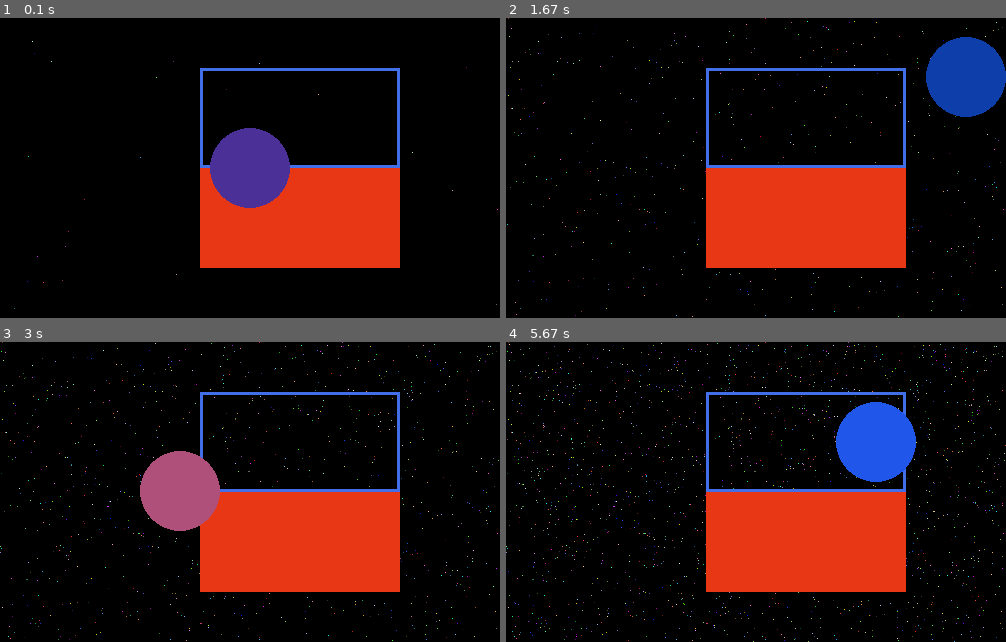
Above: before the commit, frames 1-4 (two rows, left to right).
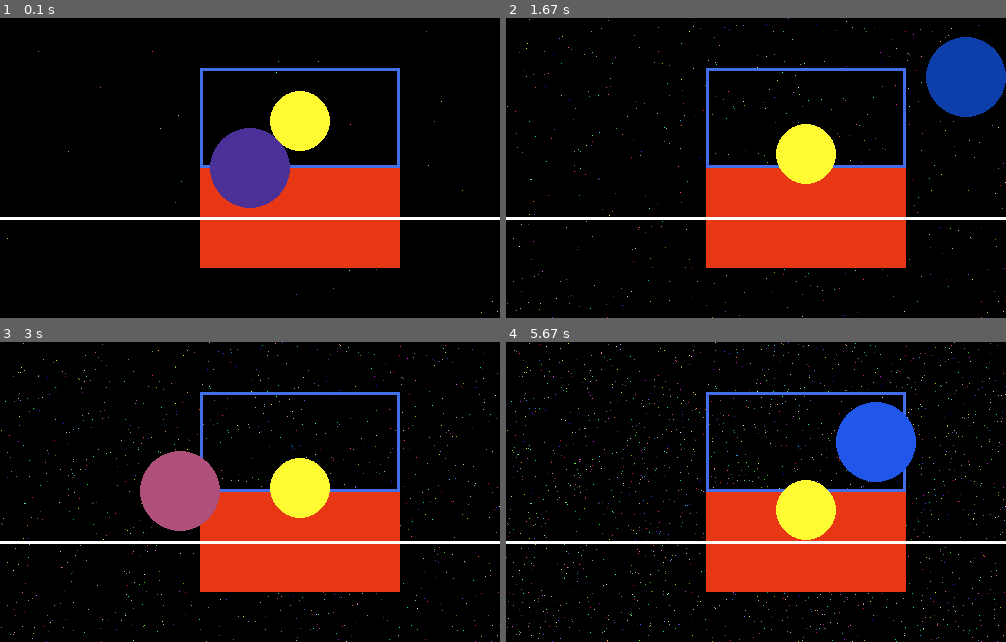
Above: after the commit, the same moments.

Repository: moeg100/randomCode
Game: pygame game, started from pyGameBasic.py
Same seed, same stepped clock (60 frames per second), same inputs: the game is played once before the commit and once after it.
Inputs:
- Up to frame 1 (0.1 s): no input
- Up to frame 2 (1.67 s): hold D 0.33-0.8 s; hold W 0.83-1.13 s; hold D 1.17-1.63 s
- Up to frame 3 (3 s): hold A 1.67-2.2 s; hold S 2.23-2.53 s; hold A 2.57-2.97 s
- Up to frame 4 (5.67 s): hold W 3-3.37 s; hold D 3.4-4.03 s; hold S 4.07-4.43 s; hold A 4.47-4.93 s; hold D 4.97-5.43 s; hold W from 5.47 s (still down)

The runs differ from the first frame. In frame 1, 2.9% of the frame differs, in the area x 0-100%, y 4-99%; in frame 2, 3.4%; in frame 3, 3.8%; in frame 4, 4.7%, in the area x 0-100%, y 0-100%.

Commit message:
Refactor constants and improve code readability

Diff:
--- a/pyGameBasic.py
+++ b/pyGameBasic.py
@@ -1,86 +1,131 @@
 import pygame
-import os
 import random as rd
-import pygame.gfxdraw
 import sys
 
 pygame.init()
 
-SCREEN_WIDTH, SCREEN_HEIGHT = 500, 300
+# Constants
+SCREEN_WIDTH = 500
+SCREEN_HEIGHT = 300
+SCREEN_SIZE = (SCREEN_WIDTH, SCREEN_HEIGHT)
+
 PLAYER_SPEED = 300
+FPS = 30
+
 RECT_POS = (200, 150)
 RECT_SIZE = (200, 100)
-FPS = 30
+
 BG_COLOR = (122, 52, 67)
 RECT_COLOR = (231, 55, 21)
 TARGET_COLOR = (66, 111, 232)
 
+BALL_RADIUS = 30
+GRAVITY = 0.5
+BOUNCE = -0.8
+GROUND_Y = 200
 
-size = SCREEN_WIDTH, SCREEN_HEIGHT
-
-screen = pygame.display.set_mode(size)
-
+# Display
+screen = pygame.display.set_mode(SCREEN_SIZE)
 clock = pygame.time.Clock()
-
 dt = 0
 
-pixel_surface = pygame.Surface((SCREEN_WIDTH, SCREEN_HEIGHT))
+pixel_surface = pygame.Surface(SCREEN_SIZE)
 
+# Player
+player_pos = pygame.Vector2(SCREEN_WIDTH / 2, SCREEN_HEIGHT / 2)
 
-player_pos = pygame.Vector2(SCREEN_WIDTH / 2, SCREEN_HEIGHT / 2)
+# Target
 target_rect = pygame.Rect(200, 50, 200, 100)
 
+# Ball
+ball_x = 300
+ball_y = 100
+ball_velocity_y = 0
 
 running = True
+
 while running:
 
-    numRandom = rd.randint(1, 255)
-    numRandom2 = rd.randint(1, 255)
-    numRandom3 = rd.randint(1, 255)
-    #print(numRandom)
+    random_r = rd.randint(1, 255)
+    random_g = rd.randint(1, 255)
+    random_b = rd.randint(1, 255)
+
     for event in pygame.event.get():
-        if event.type == pygame.QUIT: running = False
+        if event.type == pygame.QUIT:
+            running = False
 
+    # Draw random pixels
+    for _ in range(10):
+        random_pixel_x = rd.randint(0, SCREEN_WIDTH - 1)
+        random_pixel_y = rd.randint(0, SCREEN_HEIGHT - 1)
 
+        random_color = (
+            rd.randint(0, 255),
+            rd.randint(0, 255),
+            rd.randint(0, 255),
+        )
 
-    # Render start here
+        pixel_surface.set_at((random_pixel_x, random_pixel_y), random_color)
 
-
-    for _ in range(10):
-        numRandomPixelW = rd.randint(0, SCREEN_WIDTH)
-        numRandomPixelH = rd.randint(0, SCREEN_HEIGHT)
-        color = (rd.randint(0, 255), rd.randint(0, 255), rd.randint(0, 255))
-        pixel_surface.set_at((numRandomPixelW, numRandomPixelH), color)
     screen.blit(pixel_surface, (0, 0))
 
-    #screen.fill(BG_COLOR)
-    pygame.draw.rect(screen, RECT_COLOR, (200, 150, 200, 100))
+    pygame.draw.rect(screen, RECT_COLOR, (*RECT_POS, *RECT_SIZE))
     pygame.draw.rect(screen, TARGET_COLOR, target_rect, width=3)
-    pygame.draw.circle(screen, (numRandom, numRandom2, numRandom3), player_pos, 40)
+
+    pygame.draw.circle(
+        screen,
+        (random_r, random_g, random_b),
+        player_pos,
+        40,
+    )
+
+    # Ball physics
+    ball_velocity_y += GRAVITY
+    ball_y += ball_velocity_y
+
+    if ball_y + BALL_RADIUS >= GROUND_Y:
+        ball_y = GROUND_Y - BALL_RADIUS
+        ball_velocity_y *= BOUNCE
+
+    pygame.draw.circle(
+        screen,
+        (255, 250, 50),
+        (ball_x, int(ball_y)),
+        BALL_RADIUS,
+    )
+
+    pygame.draw.line(
+        screen,
+        (255, 255, 255),
+        (0, GROUND_Y),
+        (SCREEN_WIDTH, GROUND_Y),
+        3,
+    )
+
     keys = pygame.key.get_pressed()
 
     if keys[pygame.K_w]:
         player_pos.y -= PLAYER_SPEED * dt
+        ball_velocity_y -= GRAVITY
+
     if keys[pygame.K_s]:
         player_pos.y += PLAYER_SPEED * dt
+
     if keys[pygame.K_a]:
         player_pos.x -= PLAYER_SPEED * dt
+
     if keys[pygame.K_d]:
         player_pos.x += PLAYER_SPEED * dt
-
 
     player_pos.x = max(40, min(SCREEN_WIDTH - 40, player_pos.x))
     player_pos.y = max(40, min(SCREEN_HEIGHT - 40, player_pos.y))
 
     if target_rect.collidepoint(player_pos):
-        print("something is colliding")
-    print(player_pos)
+        print("Something is colliding.")
 
     pygame.display.flip()
 
     dt = clock.tick(FPS) / 1000
 
-
-
 pygame.quit()
 sys.exit()
